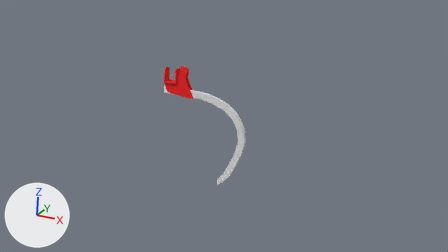
What one commit did to the Blender file model/blender/harrow.blend.
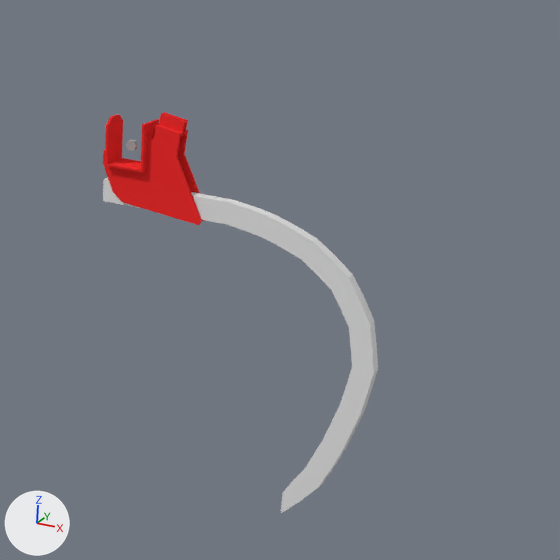
Old and new are each drawn from the file's camera 'Camera' and again close up on the part from 30% to 67% of the width and 13% to 79% of the height. Lighting does not change. The marker at lower left points along +X, +Y and +Z. The same objects are shown in both versions, whatever each file hides.

The first close-up shows 'Tine_Arm', 'Tine_Arm_Holder'.
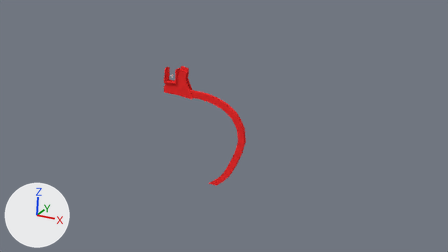
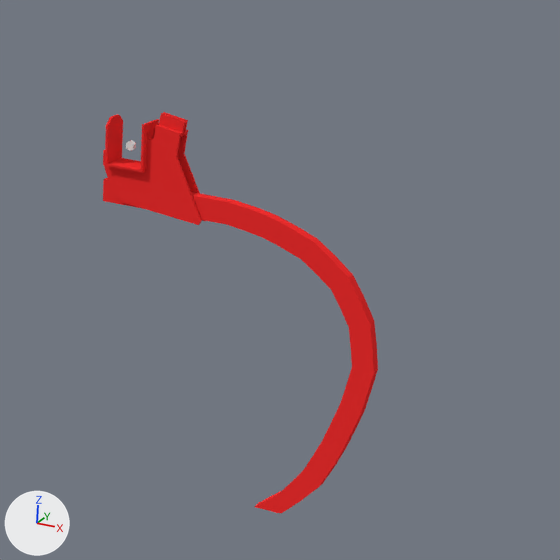
Where the newer file only moved an object's origin or applied its transform, the numbers keep the older frame.

Changed parts and their boxes (x1, y1, x2, y2) in the close-ups (560 x 560 px):
'Tine_Arm', reshaped
    before: (103, 177, 378, 513)
    after: (103, 177, 378, 514)
part 1 of me_cube_002, built on
    before: (281, 481, 300, 513)
    after: (254, 481, 300, 514)
part 2 of me_cube_002, recoloured (grey to red)
    both: (103, 177, 378, 501)

What changed in the scene script:
```text
Change me_cube_002:
    used by ob_tine_arm; location = (0.0, 0.0, -13.0)
    verts and faces of me_cube_002; kept vertices keep their numbers, new ones are numbered from 100
    before: 96 (50.0, -1.5, -73.9) at pixel (282, 493), 97 (50.0, -1.5, -79.9) at pixel (280, 513), 98 (50.0, 1.5, -73.9) at pixel (286, 489), 99 (50.0, 1.5, -79.9) at pixel (285, 509)
    remove me_cube_002.from_pydata(...)  # 100 vertices, 121 faces; spans x -7.3..72.7, y -1.5..1.5, z -79.9..3.0
    add me_cube_002.from_pydata(...)  # 102 vertices, 124 faces; spans x -7.3..72.7, y -1.5..1.5, z -80.0..3.0
    me_cube_002 part 1
    add delete_faces([(96, 98, 99, 97)])
    add verts[96] = (49.0, -1.5, -74.3)  # moved, pixel (278, 493)
    add verts[98] = (49.0, 1.5, -74.3)  # moved, pixel (283, 489)
    add verts[97] = (50.0, -1.5, -80.0)  # moved, pixel (280, 513)
    add verts[99] = (50.0, 1.5, -80.0)  # moved, pixel (285, 509)
    add verts[100] = (42.0, -1.5, -80.0)  # pixel (253, 506)
    add verts[101] = (42.0, 1.5, -80.0)  # pixel (258, 502)
    add faces += [(97, 100, 101, 99), (98, 99, 101), (96, 100, 97), (96, 98, 101, 100)]
    me_cube_002 part 2: 120 faces spanning x -7.3..72.7, y -1.5..1.5, z -80.0..3.0 switch from no material to mat_kverneland_red_metal (red #f53131)
```
